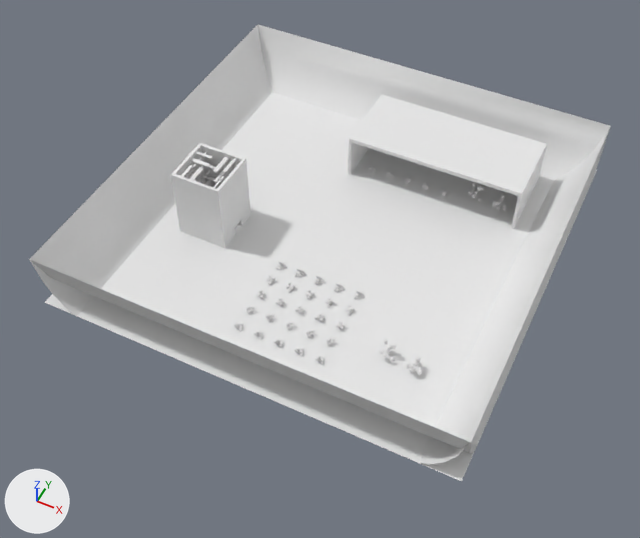
Two versions of the OBJ model media/ngn_testscene.obj, one commit apart.
Before and after are seen from a 50 mm camera at (126.0, -274.0, 309.0) aimed at (-1.0, -19.0, -9.0). Arrows for +X, +Y and +Z are at lower left; the lights stay in place. Where no turn or scale is listed for an object, it has been applied to the vertices. Vertices at the same position are counted once.

Objects in the first picture: 'Ground_Plane.003', 'Hangar_Cube.005', 'Tower_Cube.002'.
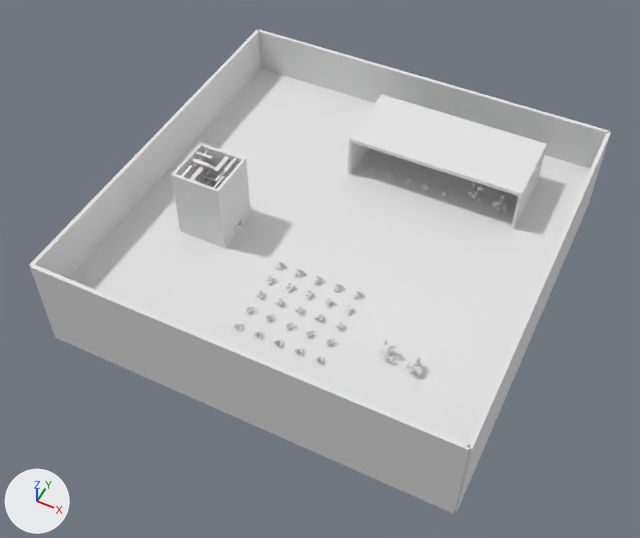
Boxes (x1, y1, x2, y2) around the edits, measured in the pictures (640 x 538 px):
'Ground_Plane.003', reshaped
    before: (29, 25, 611, 481)
    after: (69, 69, 590, 444)
'Walls_Cube.006', added
    after: (29, 29, 611, 513)
part 1 of me_ground_plane_003, deleted
    before: (258, 25, 611, 464)
part 2 of me_ground_plane_003, deleted
    before: (29, 25, 272, 316)
part 3 of me_ground_plane_003, deleted
    before: (30, 260, 477, 454)

Patch to the scene script:
```diff
--- a/media/ngn_testscene.obj.py
+++ b/media/ngn_testscene.obj.py
@@ me_ground_plane_003 @@
 me_ground_plane_003.from_pydata(...)  # 43 vertices, 17 faces; spans x -100.0..100.0, y -100.0..100.0, z 0.0..29.0
 # used by ob_ground_plane_003; location = (0.0, 0.0, 0.0)
+# me_ground_plane_003 part 1: the loose piece of 19 vertices spanning x -100.0..100.0, y -100.0..100.0, z 0.0..29.0 is deleted
+# me_ground_plane_003 part 2: the loose piece of 10 vertices spanning x -100.0..-82.0, y -100.0..100.0, z 0.0..29.0 is deleted
+# me_ground_plane_003 part 3: the loose piece of 10 vertices spanning x -100.0..100.0, y -100.0..-82.0, z 0.0..29.0 is deleted
 me_ground_plane_003.materials.append(mat_none)
@@ me_walls_cube_006 @@
+me_walls_cube_006.from_pydata(...)  # a box spanning x -100.0..100.0, y 99.0..101.0, z -25.0..25.0; a box spanning x -100.0..100.0, y -101.0..-99.0, z -25.0..25.0; a box spanning x -101.0..-99.0, y -100.0..100.0, z -25.0..25.0; a box spanning x 99.0..101.0, y -100.0..100.0, z -25.0..25.0
+me_walls_cube_006.materials.append(mat_none)  # white #e7e7e7
@@ ob_walls_cube_006 @@
+ob_walls_cube_006 = bpy.data.objects.new('Walls_Cube.006', me_walls_cube_006)
+ob_walls_cube_006.location = (0.0, 0.0, 0.0)
```
